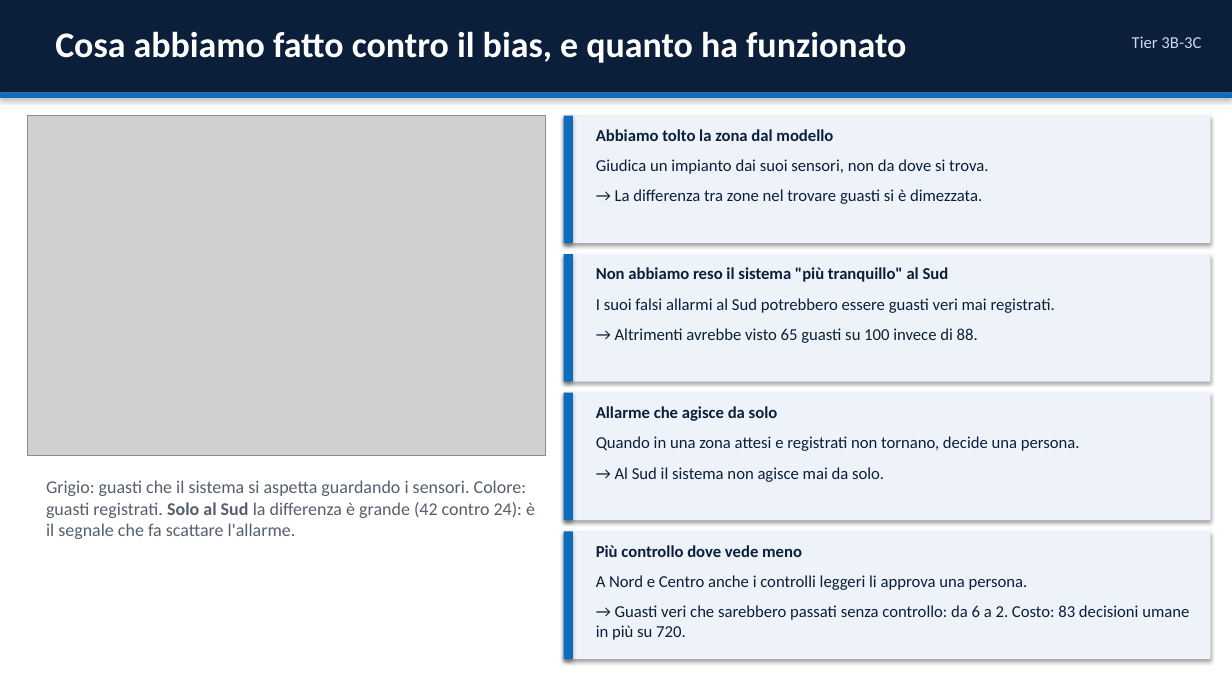
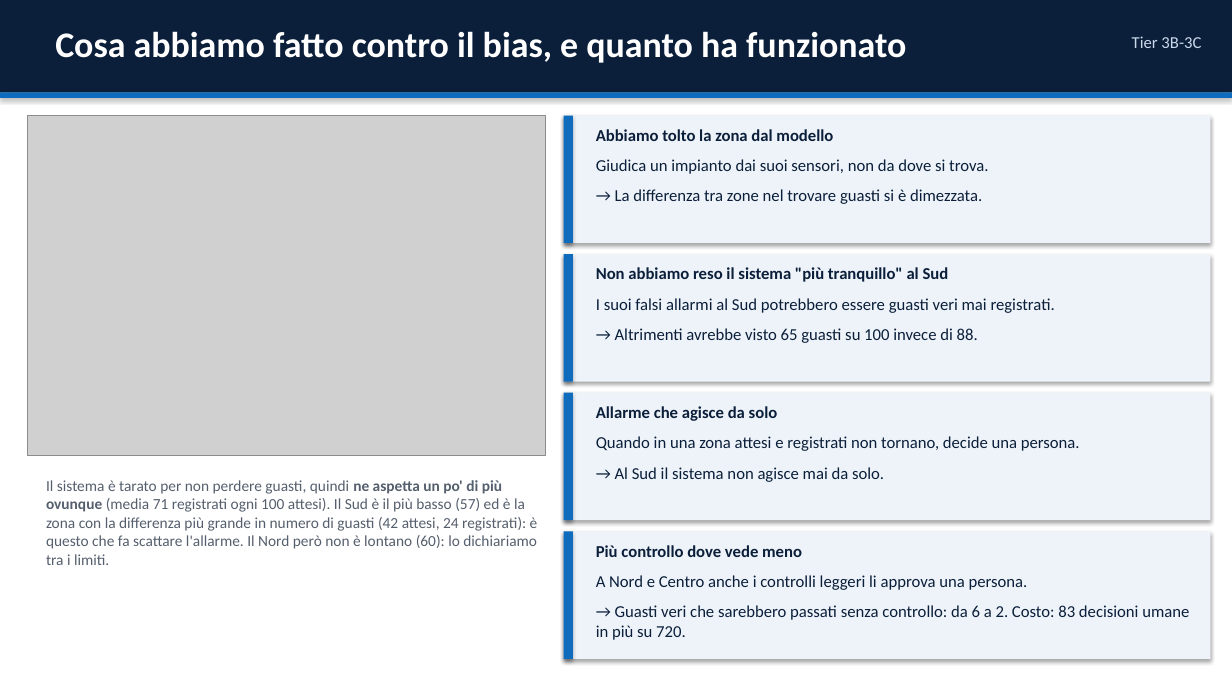
Before and after one commit to GuidoMerliniEnel/ai-act-hackaton, a slide deck: slide 12 of consegna/EnerGuard_Presentazione.pptx. Drawn at 1232x693 pixels with LibreOffice and Linux fonts; fonts in the diff are those of the drawing; grey boxes stand for pictures. Boxes give left, top, right and bottom in pixels: in the first picture for what was removed or moved away, otherwise in the second. Text is boxed around its words. In the diff, an @@ line names an element or a change of style, - is before the commit and + after.

Commit message:
docs(consegna): fix calibration chart and Nord wording in slides

```diff
--- a/consegna/EnerGuard_Presentazione.pptx
+++ b/consegna/EnerGuard_Presentazione.pptx
@@ text at bbox=[46, 480, 538, 565]: text changed; size 14 to 12 pt @@
-Grigio: guasti che il sistema si aspetta guardando i sensori. Colore: guasti registrati. Solo al Sud la differenza è grande (42 contro 24): è il segnale che fa scattare l'allarme.
+Il sistema è tarato per non perdere guasti, quindi ne aspetta un po' di più ovunque (media 71 registrati ogni 100 attesi). Il Sud è il più basso (57) ed è la zona con la differenza più grande in numero di guasti (42 attesi, 24 registrati): è questo che fa scattare l'allarme. Il Nord però non è lontano (60): lo dichiariamo tra i limiti.
```
Also in this commit, not shown: 2 other slides changed, 2 other files.
